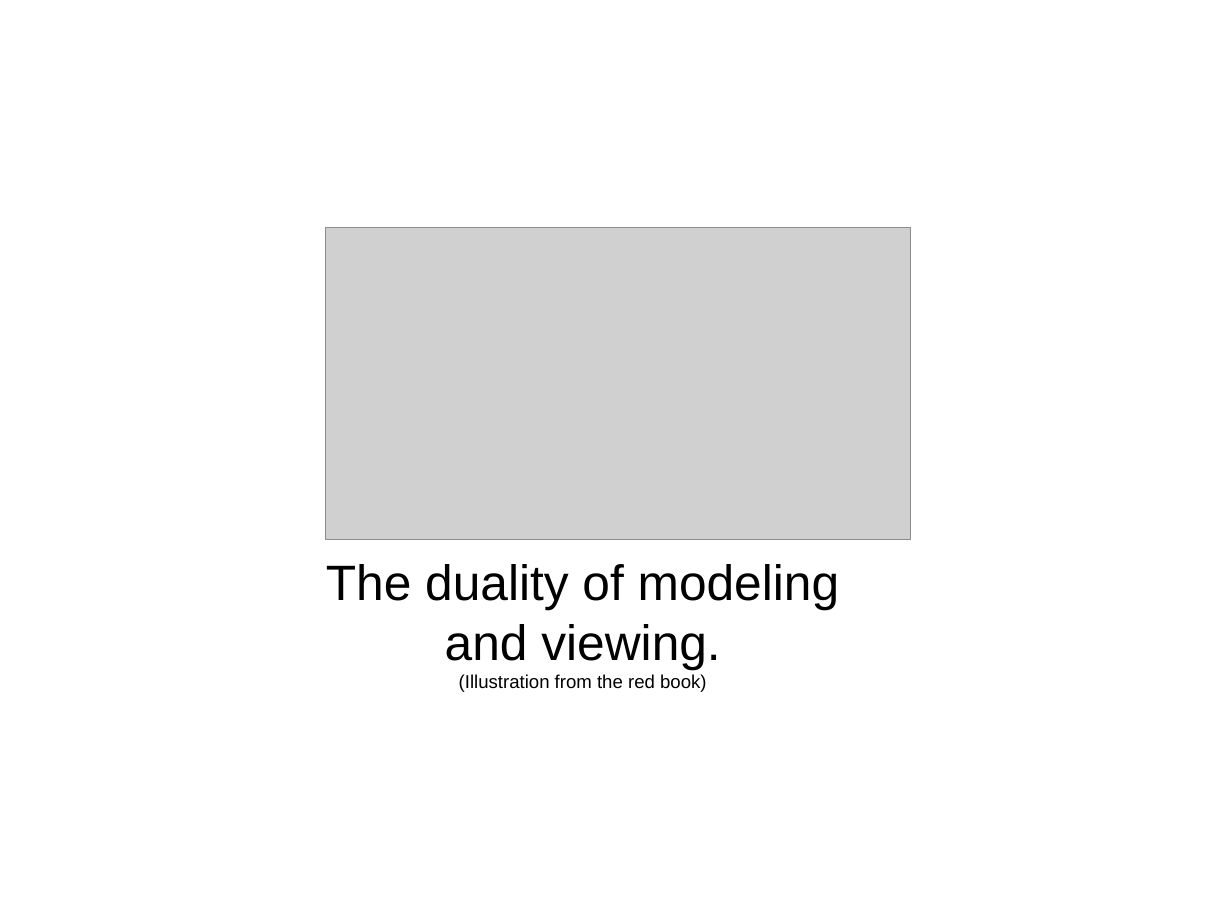
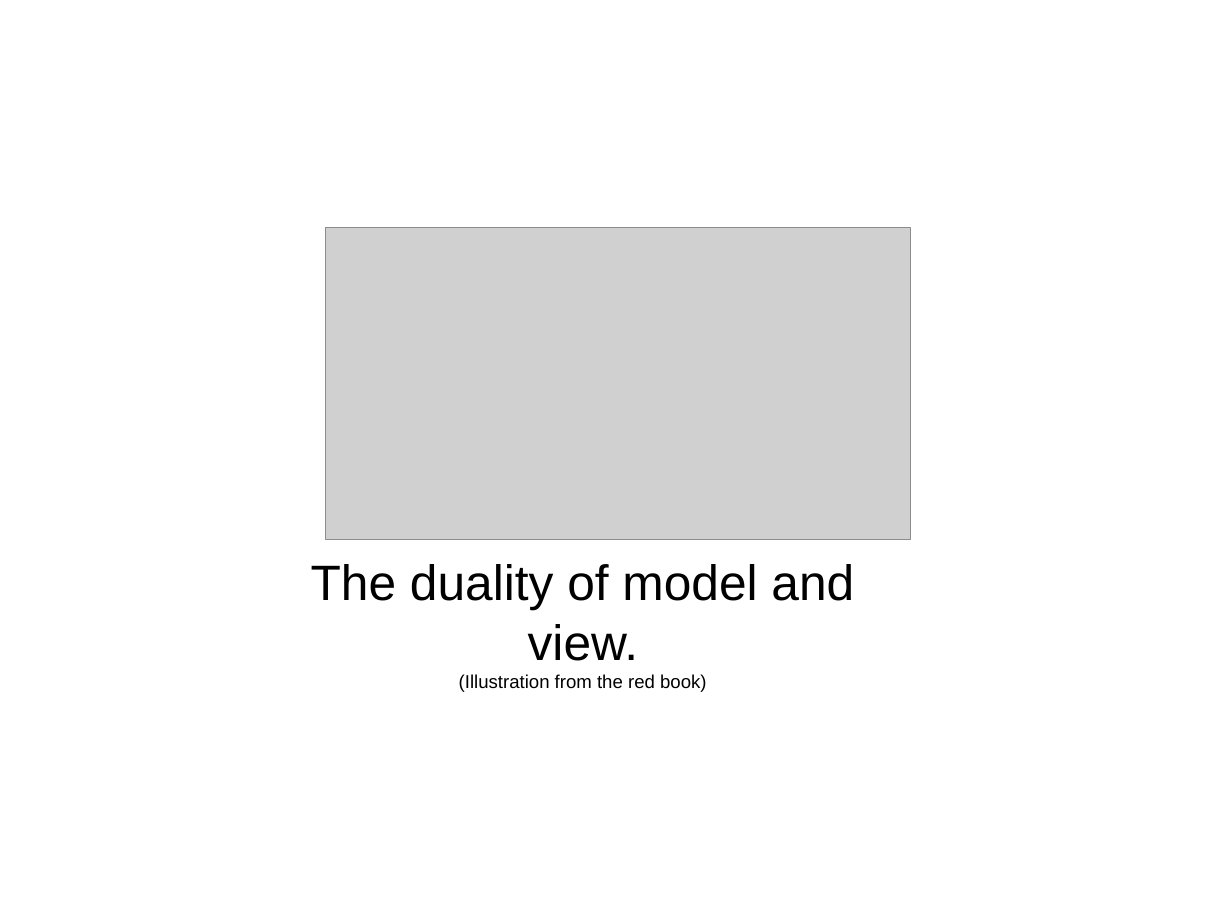
Before and after one commit to plumenator/code, a slide deck: slide 44 of opengl/tutorial/OpenGL Tutorial.odp (slide 38 before the commit). Drawn at 1232x924 pixels with LibreOffice and Linux fonts; fonts in the diff are those of the drawing; grey boxes stand for pictures. Boxes give left, top, right and bottom in pixels: in the first picture for what was removed or moved away, otherwise in the second. Text is boxed around its words. In the diff, an @@ line names an element or a change of style, - is before the commit and + after.

```diff
--- a/opengl/tutorial/OpenGL Tutorial.odp
+++ b/opengl/tutorial/OpenGL Tutorial.odp
@@ subtitle at [311,564,854,661]: text changed @@
-The duality of modeling and viewing.
+The duality of model and view.
```
Also in this commit, not shown: 6 slides added, 1 slide removed.
